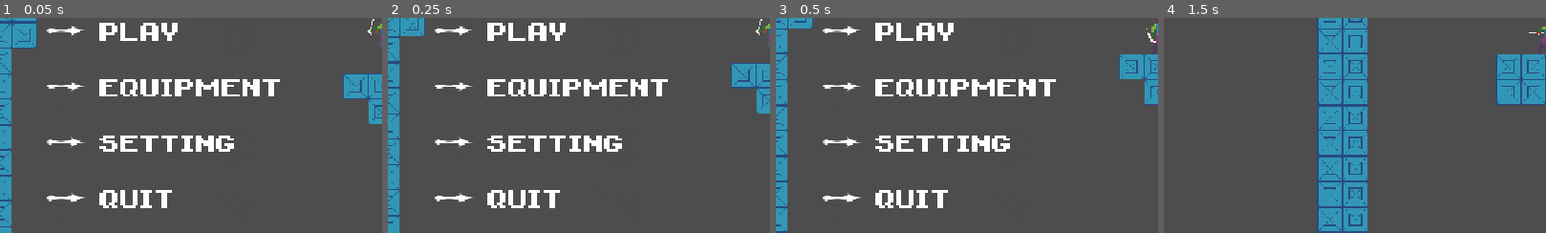
Above: before the commit, frames 1-4 (left to right).
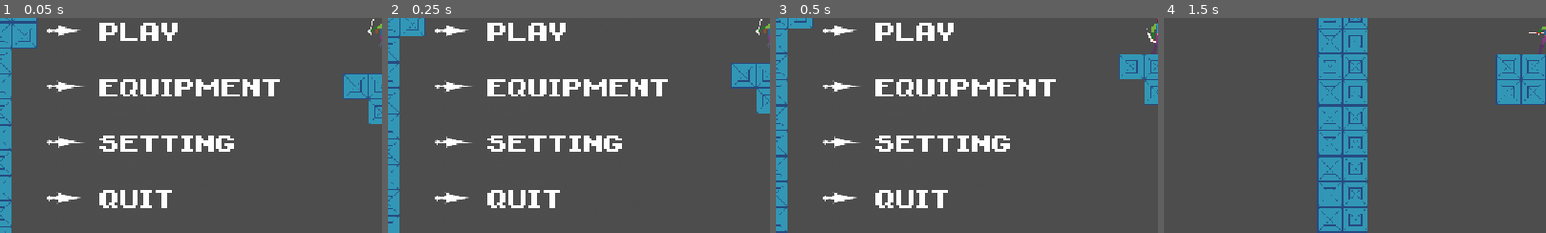
Above: after the commit, the same moments.

Repository: jbradlim08/MindBlade
Game: Godot game, scene res://scene/game/main_menu.tscn
Same seed, same stepped clock (60 frames per second), same inputs: the game is played once before the commit and once after it.
Inputs (mouse positions are % of the whole screen's width and height, from its top left):
- Up to frame 1 (0.05 s): no input
- Up to frame 2 (0.25 s): no input
- Up to frame 3 (0.5 s): no input
- Up to frame 4 (1.5 s): click (22, 50) at 0.5 s; tap Enter at 1.25 s; move the mouse to (72, 45) at 1.27 s; hold D (right) from 1.28 s (still down); click (72, 45) at 1.35 s
The pictures show only the part of the screen within x 0-50%, y 46-96%; the shares and areas given below are measured in that part.

The runs differ from the first frame. In frame 1, 0.7% of the frame differs, in the area x 12-22%, y 3-87%; in frame 2, 0.7%; in frame 3, 0.7%; in frame 4, nothing differs.

Commit message:
Replace an arrow a better sprite

Diff:
--- a/character/vier/mind_blade.gd
+++ b/character/vier/mind_blade.gd
@@ -109,7 +109,6 @@
 	if not is_hit_side_wall and not is_hit_top_wall:
 		global_position = target
 	# hit top and bottom wall
-	check_side()
 	if is_hit_top_wall and not is_hit_side_wall:
 		set_rot(sprite, deg_to_rad(randf_range(45.0, 125.0)))
 		Utils.toggle_collision_shape(platformbox_shape, false)
Binary file changed: asset/art/ui/arrow.png
